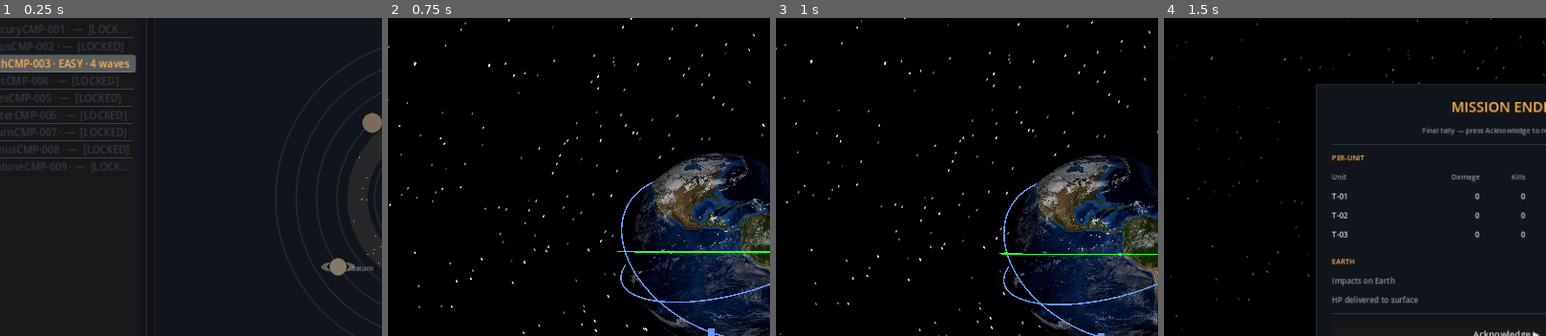
Above: before the commit, frames 1-4 (left to right).
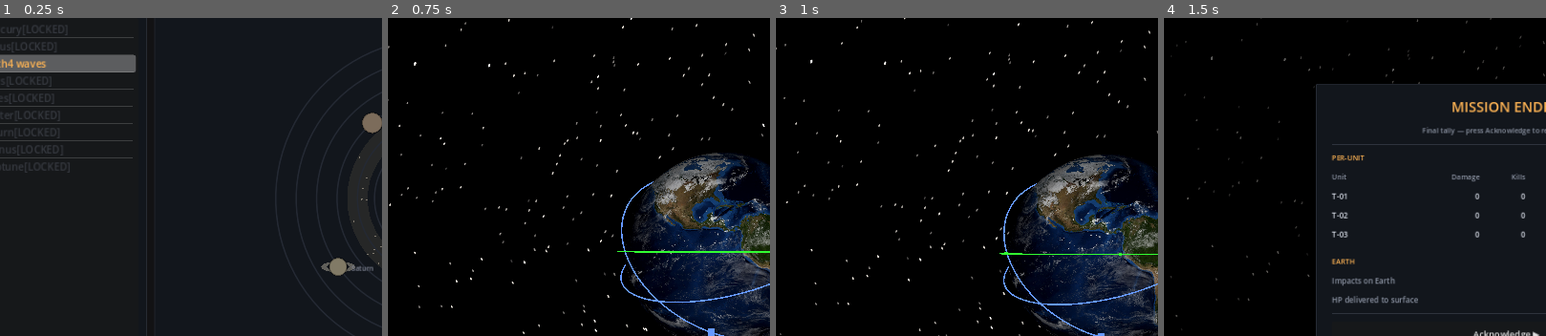
Above: after the commit, the same moments.

Repository: mellenburg/game
Game: Godot game, scene res://scenes/menu.tscn
Same seed, same stepped clock (60 frames per second), same inputs: the game is played once before the commit and once after it.
Inputs (mouse positions are % of the whole screen's width and height, from its top left):
- Up to frame 1 (0.25 s): no input
- Up to frame 2 (0.75 s): click "LAUNCH ▶" at 0.5 s
- Up to frame 3 (1 s): no input
- Up to frame 4 (1.5 s): tap Enter (end_game) at 1.25 s; move the mouse to (55, 50) at 1.27 s; hold W (move_forward) from 1.28 s (still down); tap J (add_decaying_enemy) at 1.35 s; click (55, 50) at 1.42 s
The pictures show only the part of the screen within x 5-55%, y 14-64%; the shares and areas given below are measured in that part.

The runs differ from the first frame. In frame 1, 1.2% of the frame differs, in the area x 2-34%, y 2-49%; in frame 2, nothing differs; in frame 3, nothing differs; in frame 4, nothing differs.

Commit message:
Drop mission code and difficulty from Mission Select rows
The CMP-XXX code and difficulty tag belonged in the Mission Brief, not
the list row — surfacing them up front made the list read as inventory
codes rather than a roster of destinations. Each row now shows just
the body name plus a wave count (or [LOCKED]).

Diff:
--- a/godot/scripts/menu/menu.gd
+++ b/godot/scripts/menu/menu.gd
@@ -397,20 +397,17 @@
 	return pad
 
 
-# Mission Select row label. Locked entries get a "[LOCKED]" suffix; the
-# wave count is omitted from placeholder rows where waves==0 so the
-# locked planets don't read as "0 waves" missions.
+# Mission Select row label. Just the body name, with a wave count on
+# playable rows and "[LOCKED]" on the rest. Mission code / difficulty
+# stay in the Mission Brief; surfacing them in the list made the rows
+# read as inventory codes rather than as a roster of destinations.
 func _stage_list_label(stage: Dictionary) -> String:
-	var label := "%s\n%s · %s" % [
-		stage.get("name", ""),
-		stage.get("code", ""),
-		stage.get("difficulty", ""),
-	]
+	var label := String(stage.get("name", ""))
 	var waves := int(stage.get("waves", 0))
 	if waves > 0:
-		label += " · %d waves" % waves
-	if not bool(stage.get("playable", false)):
-		label += "  [LOCKED]"
+		label += "\n%d waves" % waves
+	elif not bool(stage.get("playable", false)):
+		label += "\n[LOCKED]"
 	return label
 
 
